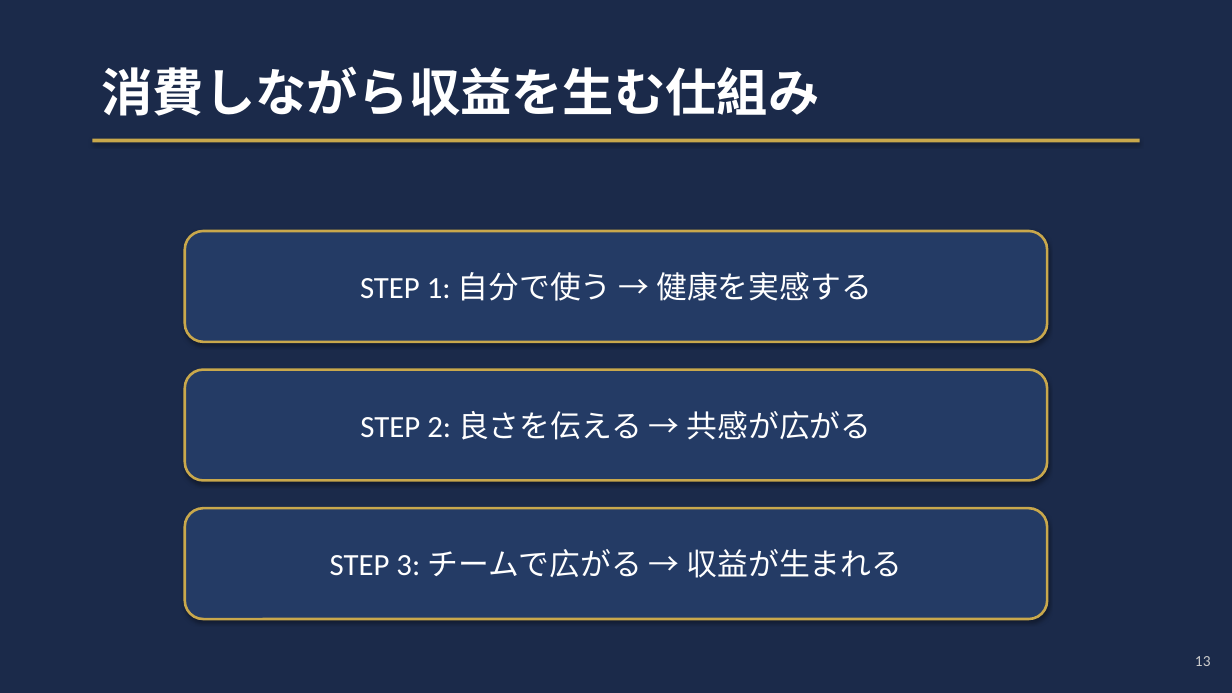
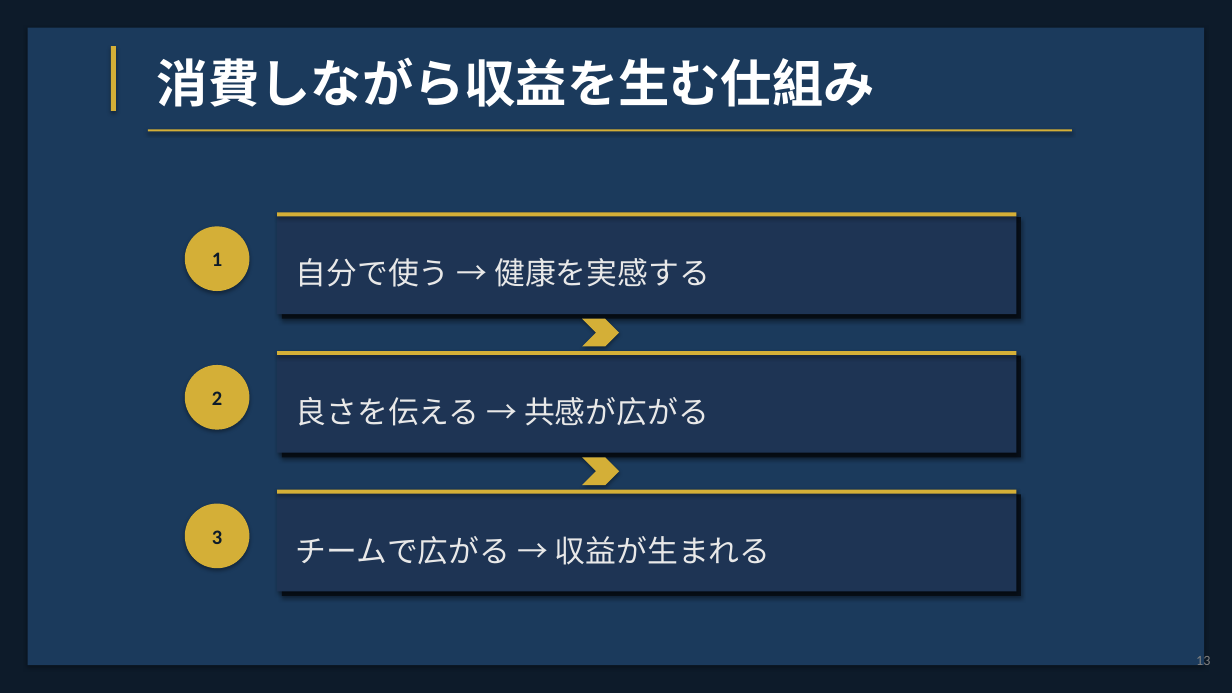
Before and after one commit to office-vonds/noyuto, a slide deck: slide 13 of RIWAY_Presentation.pptx. Drawn at 1232x693 pixels with LibreOffice and Linux fonts; fonts in the diff are those of the drawing. Boxes give left, top, right and bottom in pixels: in the first picture for what was removed or moved away, otherwise in the second. Text is boxed around its words. In the diff, an @@ line names an element or a change of style, - is before the commit and + after.

```diff
--- a/RIWAY_Presentation.pptx
+++ b/RIWAY_Presentation.pptx
@@ rectangle at (0, 0, 1232, 693): fill #1B2A4A to #0D1B2A @@
@@ rectangle added at (28, 28, 1204, 665), fill #1B3A5C @@
@@ rectangle added at (111, 46, 116, 111), fill #D4AF37 @@
@@ text "消費しながら収益を生む仕組み": place and size @@
-text "消費しながら収益を生む仕組み" at (101, 67, 819, 116)
+text "消費しながら収益を生む仕組み" at (157, 58, 875, 107)
@@ rectangle: place and size @@
-rectangle at (92, 139, 1140, 142)
+rectangle at (148, 129, 1072, 131)
@@ rectangle at (148, 129, 1072, 131): fill #C9A84C to #D4AF37 @@
@@ ellipse added at (185, 226, 250, 291), fill #D4AF37, 16 pt, text #0D1B2A, bold @@
+1
@@ rectangle "自分で使う → 健康を実感する": place and size @@
-rectangle "自分で使う → 健康を実感する" at (185, 231, 1047, 342)
+rectangle "自分で使う → 健康を実感する" at (277, 213, 1017, 314)
@@ rectangle added at (277, 213, 1017, 216), fill #D4AF37 @@
@@ rectangle added at (282, 217, 1021, 319), fill #08101A @@
@@ text in rectangle at (296, 258, 710, 287): text changed; text colour #FFFFFF to #E8E8E8 @@
-STEP 1: 自分で使う → 健康を実感する
+自分で使う → 健康を実感する
@@ chevron added at (582, 319, 619, 347), fill #D4AF37 @@
@@ rounded rectangle to rectangle; fill #243B65 to #1E3454; outline #C9A84C 2 pt to none in 3 elements at (277, 490, 1017, 592), (277, 213, 1017, 314), (277, 351, 1017, 453) @@
@@ rectangle "良さを伝える → 共感が広がる": place and size @@
-rectangle "良さを伝える → 共感が広がる" at (185, 370, 1047, 481)
+rectangle "良さを伝える → 共感が広がる" at (277, 351, 1017, 453)
@@ rectangle added at (277, 351, 1017, 355), fill #D4AF37 @@
@@ rectangle added at (282, 356, 1021, 457), fill #08101A @@
@@ ellipse added at (185, 365, 250, 430), fill #D4AF37, 16 pt, text #0D1B2A, bold @@
+2
@@ text in rectangle at (296, 397, 709, 426): text changed; text colour #FFFFFF to #E8E8E8 @@
-STEP 2: 良さを伝える → 共感が広がる
+良さを伝える → 共感が広がる
@@ chevron added at (582, 457, 619, 485), fill #D4AF37 @@
@@ ellipse added at (185, 504, 250, 568), fill #D4AF37, 16 pt, text #0D1B2A, bold @@
+3
@@ rectangle "チームで広がる → 収益が生まれる": place and size @@
-rectangle "チームで広がる → 収益が生まれる" at (185, 508, 1047, 619)
+rectangle "チームで広がる → 収益が生まれる" at (277, 490, 1017, 592)
@@ rectangle added at (277, 490, 1017, 494), fill #D4AF37 @@
@@ rectangle added at (282, 494, 1021, 596), fill #08101A @@
@@ text in rectangle at (296, 536, 771, 565): text changed; text colour #FFFFFF to #E8E8E8 @@
-STEP 3: チームで広がる → 収益が生まれる
+チームで広がる → 収益が生まれる
@@ text "13" at (1196, 653, 1210, 669): size 12 to 11 pt, text colour #CCCCCC to #808080 @@
```
Also in this commit, not shown: 19 other slides changed, 2 other files.
